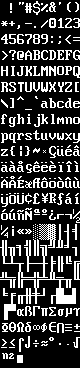
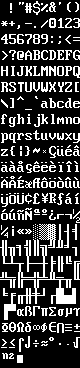
Layer changes from the first 80×368 image to the second:
painted on "charset.png" over [57, 74, 69, 76]
